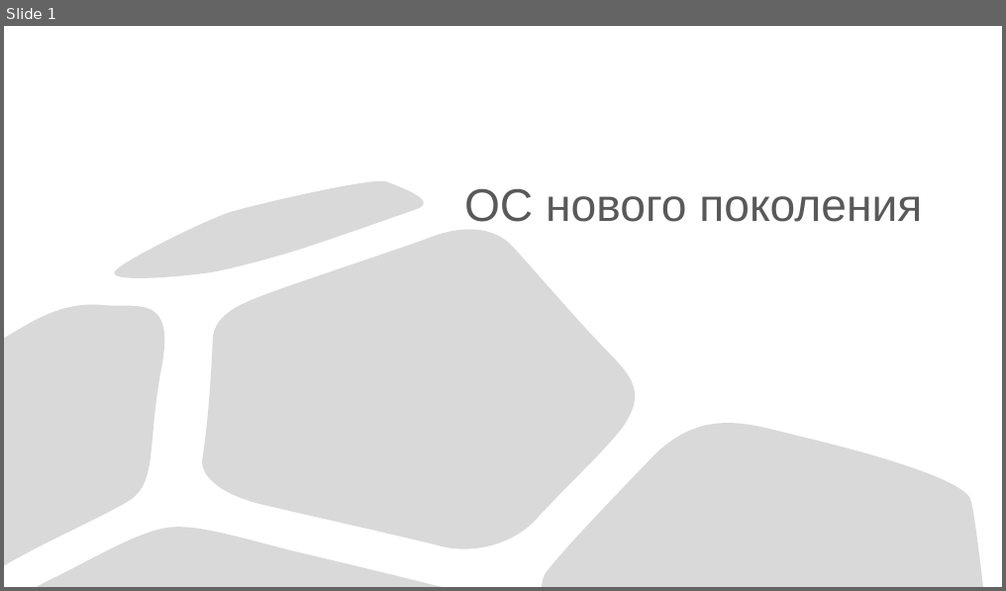
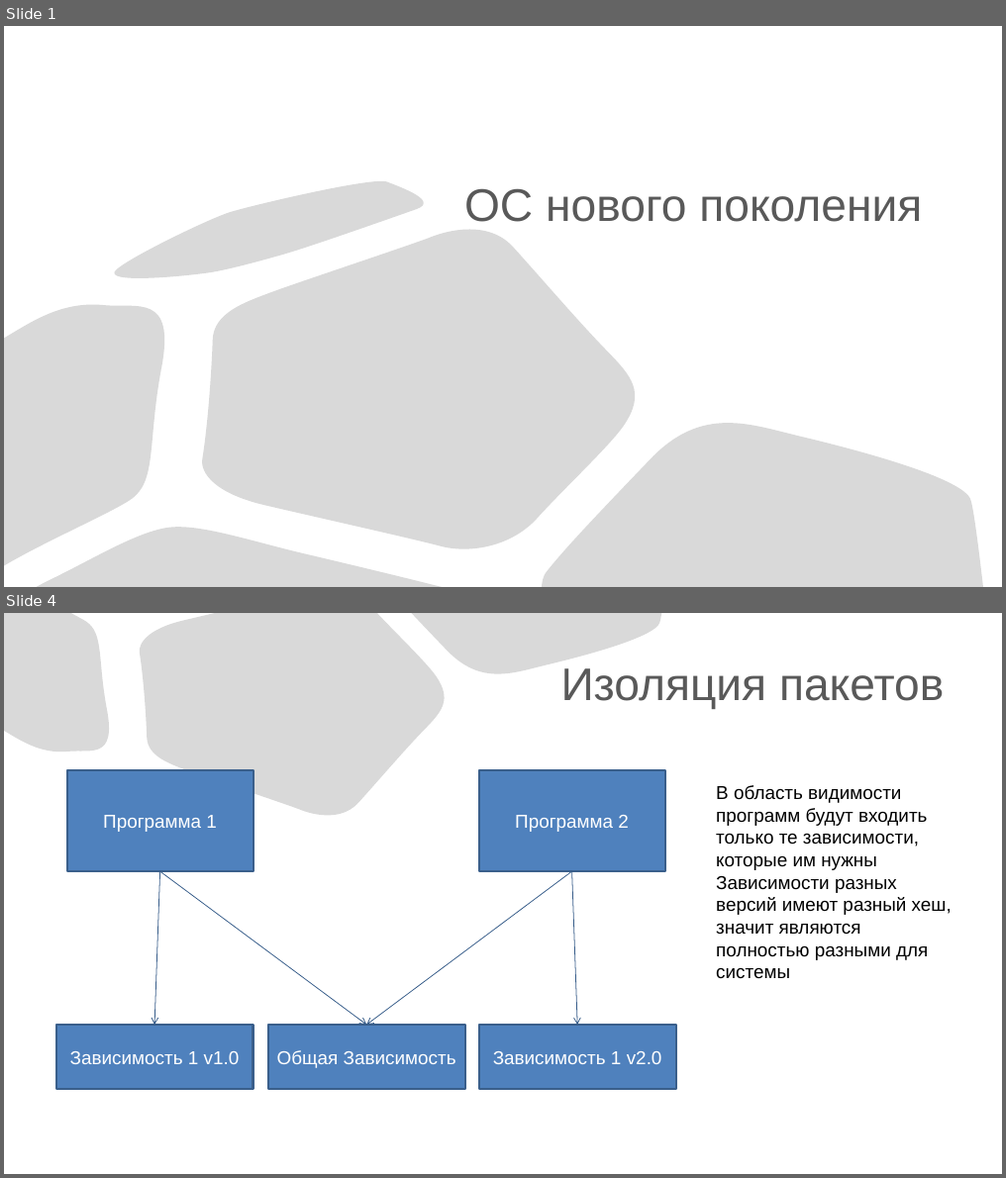
Before and after one commit to slawacats/clyx, a slide deck: NewOS.pptx. Shown one above the other, each under a label of ours: slide 1 before the commit, slides 1 and 4 after it; the slides between them are not shown. The pictures are 1006x591 and 1006x1178 pixels, drawn with LibreOffice and Linux fonts; fonts in the diff are those of the drawing. Boxes give left, top, right and bottom in pixels: in the first picture for what was removed or moved away, otherwise in the second. Text is boxed around its words. In the diff, an @@ line names an element or a change of style, - is before the commit and + after.

```diff
--- a/NewOS.pptx
+++ b/NewOS.pptx
@@ slide 4 added at <box>4,613,1002,1174</box>, background #FFFFFF @@
@@ freeform shape added at <box>4,613,116,761</box>, fill #D9D9D9, outline #000000 0.75 pt @@
@@ freeform shape added at <box>138,613,452,827</box>, fill #D9D9D9, outline #000000 0.75 pt @@
@@ freeform shape added at <box>411,613,661,686</box>, fill #D9D9D9, outline #000000 0.75 pt @@
@@ title added at <box>561,668,944,709</box>, 44 pt, text #595959 @@
+Изоляция пакетов
@@ rectangle added at <box>67,770,253,871</box>, fill #4F81BD, outline #3A5F8C 2 pt, 18 pt, text #FFFFFF @@
+Программа 1
@@ rectangle added at <box>479,770,665,871</box>, fill #4F81BD, outline #3A5F8C 2 pt, 18 pt, text #FFFFFF @@
+Программа 2
@@ text added at <box>716,785,951,979</box>, 18 pt, text #000000 @@
+В область видимости программ будут входить только те зависимости, которые им нужны
+Зависимости разных версий имеют разный хеш, значит являются полностью разными для системы
@@ arrow added from (160, 871) to (154, 1025), #375D8B 0.75 pt @@
@@ arrow added from (160, 871) to (366, 1025), #375D8B 0.75 pt @@
@@ arrow added from (572, 871) to (366, 1025), #375D8B 0.75 pt @@
@@ arrow added from (572, 871) to (577, 1025), #375D8B 0.75 pt @@
@@ rectangle added at <box>56,1025,253,1089</box>, fill #4F81BD, outline #3A5F8C 2 pt, 18 pt, text #FFFFFF @@
+Зависимость 1 v1.0
@@ rectangle added at <box>268,1025,465,1089</box>, fill #4F81BD, outline #3A5F8C 2 pt, 18 pt, text #FFFFFF @@
+Общая Зависимость
@@ rectangle added at <box>479,1025,676,1089</box>, fill #4F81BD, outline #3A5F8C 2 pt, 18 pt, text #FFFFFF @@
+Зависимость 1 v2.0
```
Also in this commit, not shown: 1 slide changed, 3 other slides added, 1 slide removed, 1 other file.
